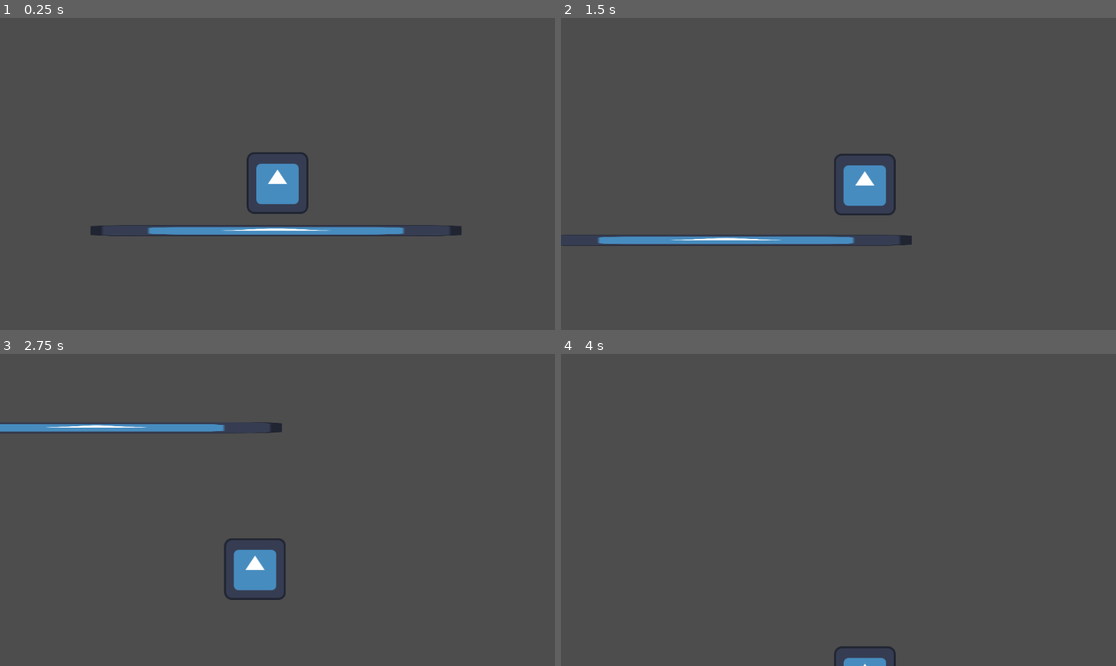
Above: before the commit, frames 1-4 (two rows, left to right).
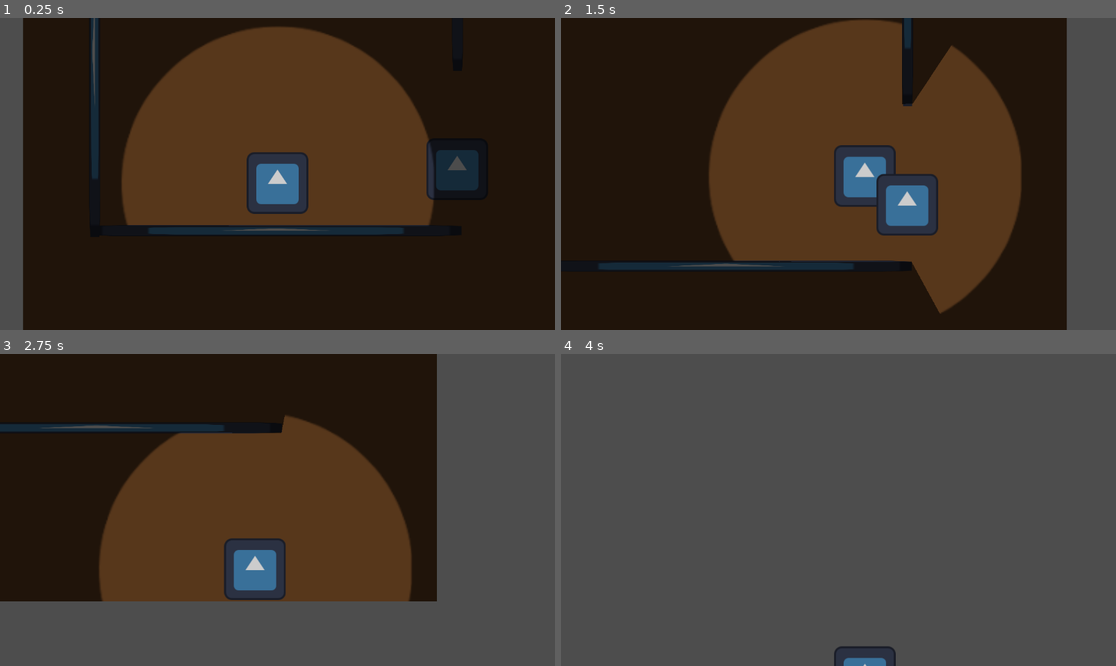
Above: after the commit, the same moments.

Repository: DragonEyeGames/Christmas-Rush
Game: Godot game, scene res://main.tscn
The game is run twice, just before and just after one commit, with the same random seed, the same clock (stepped at 60 frames per second) and the same inputs. The engine's default icon, where the game draws it, is replaced by a stand-in: a white triangle on a blue panel in a dark square.
Inputs:
- Up to frame 1 (0.25 s): no input
- Up to frame 2 (1.5 s): tap Enter at 0.5 s; hold D (Right) from 0.53 s (still down); tap Alt at 0.6 s; tap W (Jump) at 0.77 s; tap Shift at 1.35 s
- Up to frame 3 (2.75 s): tap W (Jump) at 1.52 s; release D (Right) at 2.03 s; hold A (Left) from 2.03 s (still down); tap Alt at 2.1 s
- Up to frame 4 (4 s): release A (Left) at 2.78 s; hold D (Right) from 2.78 s (still down); tap Shift at 2.85 s; tap W (Jump) at 3.02, 3.77 s; tap Alt at 3.6 s

The runs differ from the first frame. In frame 1, 94% of the frame differs, in the area x 4-100%, y 0-100%; in frame 2, 90%; in frame 3, 61%; in frame 4, 0.2%.

Commit message:
Light controlling
There is a light ring around the player and unseen things are not visible!

Diff:
--- a/main.tscn
+++ b/main.tscn
@@ -1,27 +1,20 @@
-[gd_scene load_steps=5 format=3 uid="uid://dy5msg1w0oxmm"]
+[gd_scene load_steps=6 format=3 uid="uid://dy5msg1w0oxmm"]
 
-[ext_resource type="Script" uid="uid://db61jm0m4pad8" path="res://player.gd" id="1_0xm2m"]
+[ext_resource type="PackedScene" uid="uid://c0ckxftn8x4jv" path="res://player.tscn" id="1_0xm2m"]
 [ext_resource type="Texture2D" uid="uid://5ro30o31t8ei" path="res://icon.svg" id="1_ig7tw"]
-
-[sub_resource type="CircleShape2D" id="CircleShape2D_0xm2m"]
-radius = 65.00769
 
 [sub_resource type="RectangleShape2D" id="RectangleShape2D_h2yge"]
 size = Vector2(763, 20)
 
+[sub_resource type="OccluderPolygon2D" id="OccluderPolygon2D_1bvp3"]
+polygon = PackedVector2Array(382, 118, 381, 138, -390, 135, -393, -523, 385, -522, 385, -210, 362, -209, 362, -502, -368, -501, -370, 117)
+
+[sub_resource type="CircleShape2D" id="CircleShape2D_h2yge"]
+radius = 67.02985
+
 [node name="Main" type="Node2D"]
 
-[node name="player" type="CharacterBody2D" parent="."]
-script = ExtResource("1_0xm2m")
-
-[node name="Icon" type="Sprite2D" parent="player"]
-texture = ExtResource("1_ig7tw")
-
-[node name="CollisionShape2D" type="CollisionShape2D" parent="player"]
-shape = SubResource("CircleShape2D_0xm2m")
-
-[node name="Camera2D" type="Camera2D" parent="player"]
-position_smoothing_enabled = true
+[node name="player" parent="." instance=ExtResource("1_0xm2m")]
 
 [node name="ground" type="StaticBody2D" parent="."]
 
@@ -29,7 +22,62 @@
 position = Vector2(-0.5, 128)
 shape = SubResource("RectangleShape2D_h2yge")
 
-[node name="Icon" type="Sprite2D" parent="ground"]
-position = Vector2(-3, 127.5)
+[node name="Icon" type="Sprite2D" parent="ground/CollisionShape2D"]
+position = Vector2(-2.5, -0.5)
 scale = Vector2(6.015625, 0.17968743)
 texture = ExtResource("1_ig7tw")
+
+[node name="CollisionShape2D2" type="CollisionShape2D" parent="ground"]
+position = Vector2(-379, -247)
+rotation = -1.5715691
+shape = SubResource("RectangleShape2D_h2yge")
+
+[node name="Icon" type="Sprite2D" parent="ground/CollisionShape2D2"]
+position = Vector2(-2.5, -0.5)
+scale = Vector2(6.015625, 0.17968743)
+texture = ExtResource("1_ig7tw")
+
+[node name="CollisionShape2D3" type="CollisionShape2D" parent="ground"]
+position = Vector2(374, -592)
+rotation = -1.5715691
+shape = SubResource("RectangleShape2D_h2yge")
+
+[node name="Icon" type="Sprite2D" parent="ground/CollisionShape2D3"]
+position = Vector2(-2.5, -0.5)
+scale = Vector2(6.015625, 0.17968743)
+texture = ExtResource("1_ig7tw")
+
+[node name="CollisionShape2D4" type="CollisionShape2D" parent="ground"]
+position = Vector2(-7, -511)
+shape = SubResource("RectangleShape2D_h2yge")
+
+[node name="Icon" type="Sprite2D" parent="ground/CollisionShape2D4"]
+position = Vector2(-2.5, -0.5)
+scale = Vector2(6.015625, 0.17968743)
+texture = ExtResource("1_ig7tw")
+
+[node name="LightOccluder2D" type="LightOccluder2D" parent="ground"]
+self_modulate = Color(0, 0, 0, 0)
+occluder = SubResource("OccluderPolygon2D_1bvp3")
+
+[node name="ColorRect" type="ColorRect" parent="."]
+z_index = -1
+offset_left = -528.0
+offset_top = -608.0
+offset_right = 704.0
+offset_bottom = 488.0
+color = Color(0.42666334, 0.2697087, 0.13543335, 1)
+
+[node name="CanvasModulate" type="CanvasModulate" parent="."]
+color = Color(0.29954746, 0.29954746, 0.29954743, 1)
+
+[node name="Enemy" type="Sprite2D" parent="."]
+position = Vector2(373, 0)
+texture = ExtResource("1_ig7tw")
+
+[node name="Area2D" type="Area2D" parent="Enemy"]
+collision_layer = 12
+collision_mask = 0
+
+[node name="CollisionShape2D" type="CollisionShape2D" parent="Enemy/Area2D"]
+shape = SubResource("CircleShape2D_h2yge")
--- a/player.gd
+++ b/player.gd
@@ -2,13 +2,13 @@
 
 
 const SPEED = 300.0
-const JUMP_VELOCITY = -400.0
+const JUMP_VELOCITY = -500.0
 var coyoteTimer=0.0
 var coyoteTime=0.5
 
+var lightColliding=[]
 
 func _physics_process(delta: float) -> void:
-	print(coyoteTimer)
 	# Add the gravity.
 	if not is_on_floor():
 		coyoteTimer+=delta
@@ -29,3 +29,22 @@
 		velocity.x = move_toward(velocity.x, 0, SPEED)
 
 	move_and_slide()
+	lightVisibility()
+
+func lightVisibility():
+	for item in lightColliding:
+		$RayCast2D.set_deferred("target_position", to_local(item.global_position))
+		await get_tree().process_frame
+		if($RayCast2D.is_colliding()):
+			item.visible=false
+		else:
+			item.visible=true
+
+func _light_entered(area: Area2D) -> void:
+	lightColliding.append(area.get_parent())
+
+
+func _light_exited(area: Area2D) -> void:
+	if(area.get_parent() in lightColliding):
+		lightColliding.erase(area.get_parent())
+		area.get_parent().visible=false
--- /dev/null
+++ b/player.tscn
@@ -0,0 +1,44 @@
+[gd_scene load_steps=6 format=3 uid="uid://c0ckxftn8x4jv"]
+
+[ext_resource type="Script" uid="uid://db61jm0m4pad8" path="res://player.gd" id="1_i3pqv"]
+[ext_resource type="Texture2D" uid="uid://5ro30o31t8ei" path="res://icon.svg" id="2_hqtel"]
+[ext_resource type="Texture2D" uid="uid://dl8hnrtukhjcb" path="res://circle.png" id="3_sweqy"]
+
+[sub_resource type="CircleShape2D" id="CircleShape2D_0xm2m"]
+radius = 65.00769
+
+[sub_resource type="CircleShape2D" id="CircleShape2D_2hs0m"]
+radius = 328.1524
+
+[node name="player" type="CharacterBody2D"]
+script = ExtResource("1_i3pqv")
+
+[node name="Icon" type="Sprite2D" parent="."]
+texture = ExtResource("2_hqtel")
+
+[node name="CollisionShape2D" type="CollisionShape2D" parent="."]
+visible = false
+shape = SubResource("CircleShape2D_0xm2m")
+
+[node name="Camera2D" type="Camera2D" parent="."]
+position_smoothing_enabled = true
+
+[node name="PointLight2D" type="PointLight2D" parent="."]
+energy = 0.5
+shadow_enabled = true
+texture = ExtResource("3_sweqy")
+texture_scale = 2.9
+
+[node name="Area2D" type="Area2D" parent="PointLight2D"]
+visible = false
+collision_layer = 0
+collision_mask = 4
+
+[node name="CollisionShape2D" type="CollisionShape2D" parent="PointLight2D/Area2D"]
+shape = SubResource("CircleShape2D_2hs0m")
+
+[node name="RayCast2D" type="RayCast2D" parent="."]
+target_position = Vector2(1, 1)
+
+[connection signal="area_entered" from="PointLight2D/Area2D" to="." method="_light_entered"]
+[connection signal="area_exited" from="PointLight2D/Area2D" to="." method="_light_exited"]
--- a/project.godot
+++ b/project.godot
@@ -41,6 +41,13 @@
 ]
 }
 
+[layer_names]
+
+2d_physics/layer_1="Ground"
+2d_physics/layer_2="Player"
+2d_physics/layer_3="Light"
+2d_physics/layer_4="Enemy"
+
 [rendering]
 
 renderer/rendering_method="gl_compatibility"
Binary file added: circle.png
Not shown, added: circle.png.import
